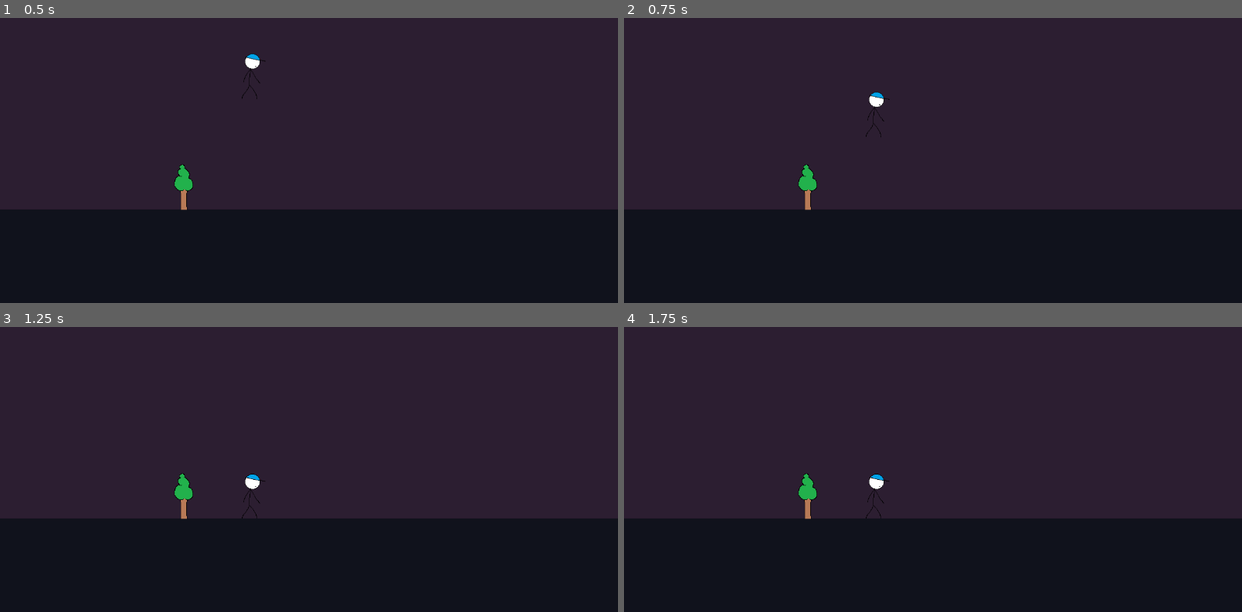
Above: before the commit, frames 1-4 (two rows, left to right).
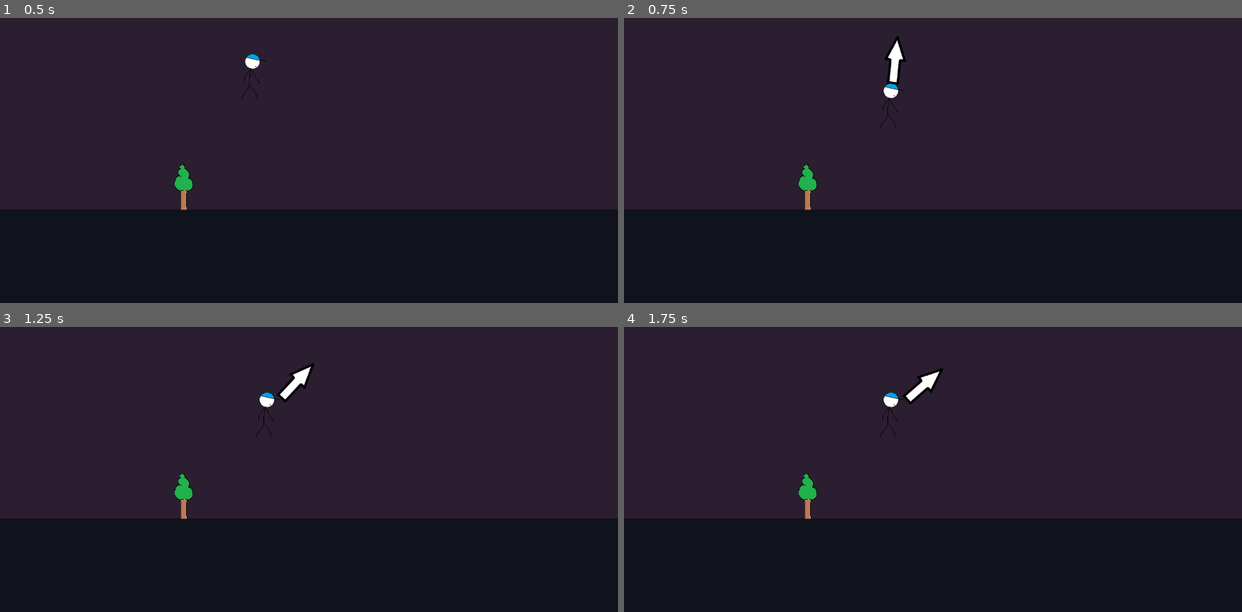
Above: after the commit, the same moments.

Repository: RetconnedDeveloper/Platformer
Game: Godot game, scene res://scenes/world/game.tscn
Same seed, same stepped clock (60 frames per second), same inputs: the game is played once before the commit and once after it.
Inputs (mouse positions are in pixels of both pictures, inside the frame that each line leads up to):
- Up to frame 1 (0.5 s): no input
- Up to frame 2 (0.75 s): move the mouse to (1068, 112) at 0.52 s; hold D (right) from 0.53 s (still down); click (1068, 112) at 0.6 s
- Up to frame 3 (1.25 s): keep holding D (right)
- Up to frame 4 (1.75 s): move the mouse to (809, 455) at 1.27 s; release D (right) at 1.28 s; hold A (left) from 1.28 s (still down); click (809, 455) at 1.35 s

Frame 1 is identical in both runs. In frame 2, 0.6% of the frame differs, in the area x 39-46%, y 6-42%; in frame 3, 0.6%, in the area x 39-51%, y 12-68%; in frame 4, 0.6%.

Commit message:
arrow aiming and charging
arrow pendulum swinging when left click pressed then charging when left click hold

Diff:
--- a/platformer/project.godot
+++ b/platformer/project.godot
@@ -30,11 +30,13 @@
 right={
 "deadzone": 0.5,
 "events": [Object(InputEventKey,"resource_local_to_scene":false,"resource_name":"","device":-1,"window_id":0,"alt_press …(192 unchanged characters)…
+, Object(InputEventKey,"resource_local_to_scene":false,"resource_name":"","device":-1,"window_id":0,"alt_pressed":false,"shift_pressed":false,"ctrl_pressed":false,"meta_pressed":false,"pressed":false,"keycode":0,"physical_keycode":4194319,"key_label":0,"unicode":0,"location":0,"echo":false,"script":null)
 ]
 }
 left={
 "deadzone": 0.5,
 "events": [Object(InputEventKey,"resource_local_to_scene":false,"resource_name":"","device":-1,"window_id":0,"alt_press …(191 unchanged characters)…
+, Object(InputEventKey,"resource_local_to_scene":false,"resource_name":"","device":-1,"window_id":0,"alt_pressed":false,"shift_pressed":false,"ctrl_pressed":false,"meta_pressed":false,"pressed":false,"keycode":0,"physical_keycode":4194321,"key_label":0,"unicode":0,"location":0,"echo":false,"script":null)
 ]
 }
 jump={
@@ -42,6 +44,11 @@
 "events": [Object(InputEventKey,"resource_local_to_scene":false,"resource_name":"","device":-1,"window_id":0,"alt_press …(191 unchanged characters)…
 ]
 }
+click={
+"deadzone": 0.5,
+"events": [Object(InputEventMouseButton,"resource_local_to_scene":false,"resource_name":"","device":-1,"window_id":0,"alt_pressed":false,"shift_pressed":false,"ctrl_pressed":false,"meta_pressed":false,"button_mask":0,"position":Vector2(0, 0),"global_position":Vector2(0, 0),"factor":1.0,"button_index":1,"canceled":false,"pressed":false,"double_click":false,"script":null)
+]
+}
 
 [rendering]
 
--- a/platformer/scenes/characters/player/player.tscn
+++ b/platformer/scenes/characters/player/player.tscn
@@ -1,8 +1,9 @@
-[gd_scene load_steps=5 format=3 uid="uid://m2mniiow3g6y"]
+[gd_scene load_steps=6 format=3 uid="uid://m2mniiow3g6y"]
 
 [ext_resource type="Script" path="res://scripts/characters/player/player.gd" id="1_qwxmw"]
 [ext_resource type="Script" path="res://scripts/characters/player/facing.gd" id="2_3ssgc"]
 [ext_resource type="Texture2D" uid="uid://fja55dj3djhm" path="res://assets/characters/player_idle.png" id="2_7rw2v"]
+[ext_resource type="PackedScene" uid="uid://cy25sjwtgdv7w" path="res://scenes/ui/arrow.tscn" id="4_cgbjh"]
 
 [sub_resource type="RectangleShape2D" id="RectangleShape2D_v4yln"]
 size = Vector2(0.4, 1.8)
@@ -23,3 +24,10 @@
 
 [node name="Sprite2D" type="Sprite2D" parent="Facing"]
 texture = ExtResource("2_7rw2v")
+
+[node name="arrow_ui" type="Node2D" parent="."]
+visible = false
+position = Vector2(-3, 0)
+
+[node name="Arrow" parent="arrow_ui" instance=ExtResource("4_cgbjh")]
+position = Vector2(-1, -93)
--- a/platformer/scenes/characters/player/arrow.tscn
+++ b/platformer/scenes/ui/arrow.tscn
@@ -1,12 +1,11 @@
 [gd_scene load_steps=2 format=3 uid="uid://cy25sjwtgdv7w"]
 
-[ext_resource type="Texture2D" uid="uid://7wiwiwo2fqti" path="res://assets/ui/arrow.png" id="1_jfhl7"]
+[ext_resource type="Texture2D" uid="uid://7wiwiwo2fqti" path="res://assets/ui/arrow.png" id="1_u3ns0"]
 
 [node name="Arrow" type="Node2D"]
 
 [node name="Sprite2D" type="Sprite2D" parent="."]
-visible = false
-texture = ExtResource("1_jfhl7")
+texture = ExtResource("1_u3ns0")
 
 [node name="Marker2D" type="Marker2D" parent="."]
 position = Vector2(1, -49)
--- a/platformer/scripts/characters/player/player.gd
+++ b/platformer/scripts/characters/player/player.gd
@@ -1,21 +1,24 @@
 class_name Player
 extends CharacterBody2D
 
+@onready var arrow_ui = $arrow_ui
+
 @export var move_speed: float = 200.0
 @export var gravity: float = 900.0
-@export var max_jump_power: float = 1000.0
-@export var min_jump_power: float = 300.0
-@export var power_oscillation_speed: float = 2.0 # how fast the bar in the arrow fills
+@export var max_throw_power: float = 1000.0
+@export var min_throw_power: float = 300.0
+@export var power_oscillation_speed: float = 250.0 # how fast the bar in the arrow fills
 @export var arrow_swing_speed: float = 1.5 # arrow pendulum speed
-@export var arrow_swing_angle: int = 90  #degrees
+@export var arrow_swing_angle: float = 0.0  #degrees
 @export var camera: Camera2D
 
 var is_throwing: bool = false
 var is_aiming: bool = false
 var is_charging: bool = false
 var power_direction := 1 # 1:increasing, -1: decreasing
+var throw_power := 300.0
 
-var jump_timer: float = 0.0
+#var jump_timer: float = 0.0
 
 signal direction_changed(direction : float)
 
@@ -29,19 +32,59 @@
 
 func _physics_process(delta: float) -> void:
 	# gravity
-	if !is_throwing:
+	if !is_aiming:
 		handle_movement(delta)
 
+	handle_input()
+	update_arrow(delta)
 	#update camera position
 	if camera:
 		update_camera()
 
 func handle_movement(delta):
-	direction = Input.get_action_strength("ui_right") - Input.get_action_strength("ui_left")
+	direction = Input.get_axis("left", "right")
 	velocity.x = direction * move_speed
 	velocity.y += 500 * delta # gravity
 	move_and_slide()
 
+func handle_input():
+
+
+
+	if Input.is_action_just_released("click") and !is_aiming:
+		is_aiming = true
+		is_charging = false
+		arrow_swing_angle = 0
+		arrow_ui.visible = true
+
+	if is_aiming:
+		if Input.is_action_just_pressed("click") and !is_throwing:
+			is_charging = true
+			print("charge")
+
+		elif Input.is_action_just_released("click") and is_charging:
+			is_charging = false
+			is_throwing = true
+			print("ball thrown")
+
+func update_arrow(delta):
+	if is_aiming and !is_charging and !is_throwing:
+		arrow_swing_angle += arrow_swing_speed * delta
+		var angle = sin(arrow_swing_angle)
+		arrow_ui.rotation = angle
+	elif is_charging:
+		if power_direction == 1:
+			throw_power += power_oscillation_speed * delta
+			if throw_power >= max_throw_power:
+				throw_power = max_throw_power
+				power_direction = -1
+		else:
+			throw_power -= power_oscillation_speed * delta
+			if throw_power <= min_throw_power:
+				throw_power = min_throw_power
+				power_direction = 1
+		print(throw_power)
+
 func update_camera() -> void:
 	#camera sticks to the player
 	camera.position = global_position
